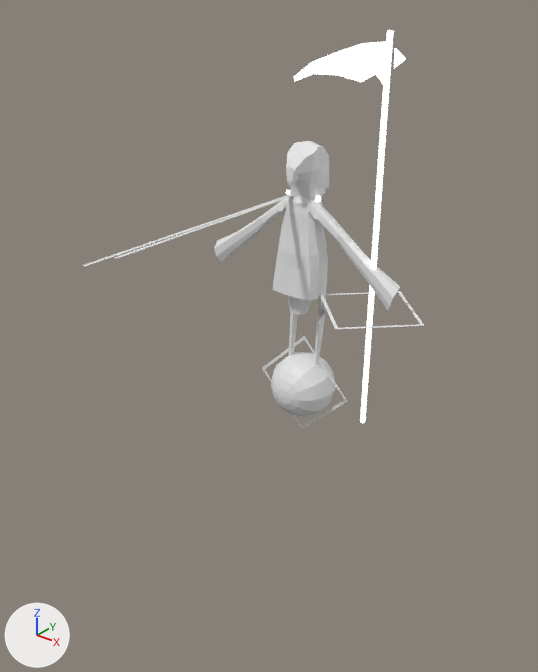
An edit to the FBX model NotAllSheep/Assets/Art/18_06_18/Reaper_02_Animation_03.fbx, drawn before and after from the same camera.
Both versions are drawn from a camera (50 mm lens) standing at (11.65, -16.23, 11.29) and looking at (1.68, -3.78, 3.57). Every picture has the same lights, and +X, +Y and +Z are marked at lower left. Where no turn or scale is listed for an object, it has been applied to the vertices.
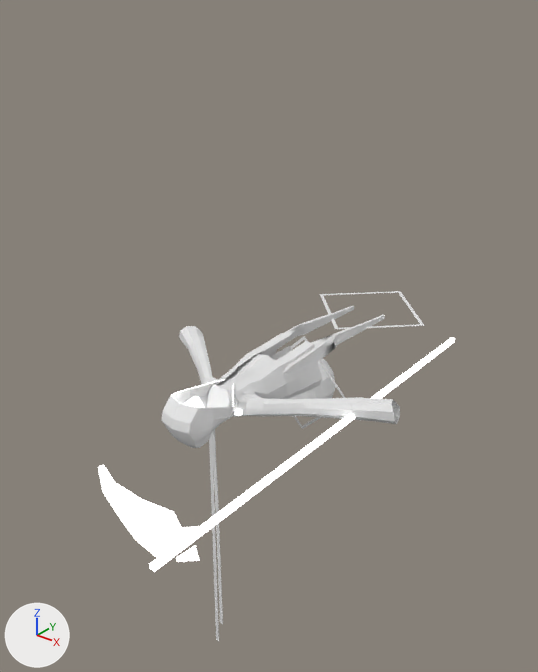
Edits to the bpy script that builds the scene:
```text
Change ob_plane_003:
    ob_plane_003.location: (0.0, 0.0, 0.0) -> (2.32, -0.3, 3.23)
    ob_plane_003.rotation_euler: (0.0, 0.0, 0.0) -> (1.567, 0.00419, -0.000208)  # degrees (0, 0, 0) -> degrees (90, 0.2, -0)
Change ob_plane_000:
    ob_plane_000.location: (0.0, 0.0, 0.0) -> (2.32, -0.3, 3.23)
    ob_plane_000.rotation_euler: (0.0, 0.0, 0.0) -> (1.567, 0.00419, -0.000208)  # degrees (0, 0, 0) -> degrees (90, 0.2, -0)
Change ob_cube_008:
    ob_cube_008.location: (2.32, -0.26, 3.23) -> (4.63, -3.53, 2.97)
    ob_cube_008.rotation_euler: (-0.00349, 0.00419, -0.000208) -> (1.564, 0.00442, 0.00399)  # degrees (-0.2, 0.2, -0) -> degrees (90, 0.3, 0.2)
Change ob_cube:
    ob_cube.location: (0.0, 0.0, 0.0) -> (2.32, -0.3, 3.23)
    ob_cube.rotation_euler: (0.0, 0.0, 0.0) -> (1.567, 0.00419, -0.000208)  # degrees (0, 0, 0) -> degrees (90, 0.2, -0)
Change ob_cube_005:
    ob_cube_005.location: (0.0, 0.0, -0.02) -> (2.32, -0.29, 3.23)
    ob_cube_005.rotation_euler: (0.0, 0.0, 0.0) -> (1.567, 0.00419, -0.000208)  # degrees (0, 0, 0) -> degrees (90, 0.2, -0)
Change ob_cube_001:
    ob_cube_001.location: (0.0, 0.05, 6.73) -> (2.31, -7.04, 3.3)
Change ob_plane:
    ob_plane.location: (0.0, 0.0, 0.0) -> (2.32, -0.3, 3.23)
    ob_plane.rotation_euler: (0.0, 0.0, 0.0) -> (1.567, 0.00419, -0.000208)  # degrees (0, 0, 0) -> degrees (90, 0.2, -0)
Change ob_cube_004:
    ob_cube_004.location: (0.0, 0.0, 0.0) -> (2.32, -0.3, 3.23)
    ob_cube_004.rotation_euler: (0.0, 0.0, 0.0) -> (1.567, 0.00419, -0.000208)  # degrees (0, 0, 0) -> degrees (90, 0.2, -0)
```

Changed parts and their boxes (x1, y1, x2, y2) in the pictures (538 x 672 px):
'Cube.008', moved, turned
    before: (294, 30, 406, 423)
    after: (98, 337, 455, 572)
'Cube.005', moved, turned
    before: (214, 197, 400, 315)
    after: (179, 326, 400, 424)
'Plane.003', moved, turned
    before: (273, 198, 327, 301)
    after: (212, 333, 323, 417)
'Plane.000', moved, turned
    before: (286, 141, 329, 200)
    after: (161, 378, 237, 448)
'Cube', moved, turned
    before: (288, 198, 328, 365)
    after: (207, 306, 385, 414)
'Plane', moved, turned
    before: (83, 194, 294, 267)
    after: (209, 430, 223, 641)
'Cube.001', moved (not visible before)
    after: (184, 396, 205, 408)
'Cube.004', moved, turned
    before: (286, 189, 321, 202)
    after: (234, 409, 242, 416)
'Sphere', unchanged, covered by the edit
    before: (271, 352, 336, 416)
    after: (289, 359, 336, 399)
